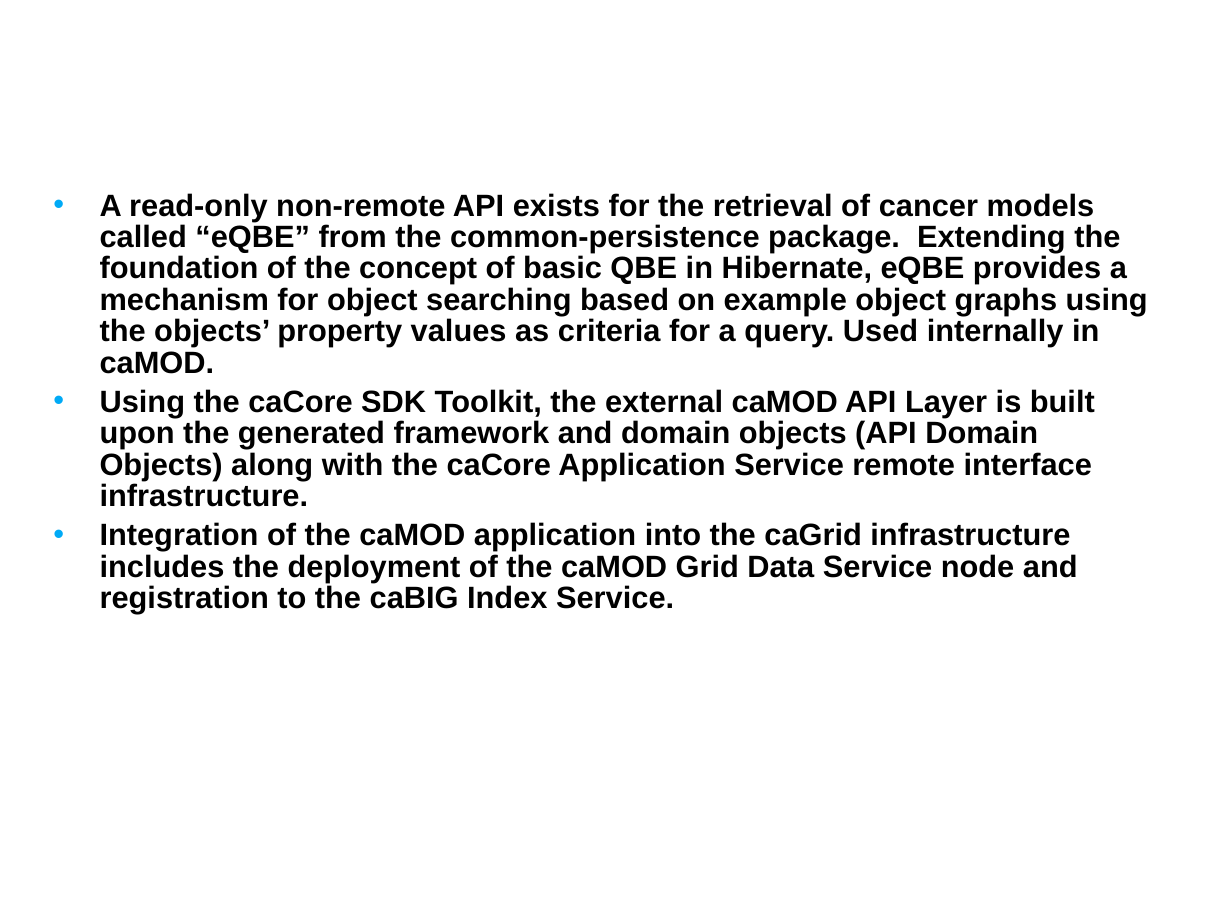
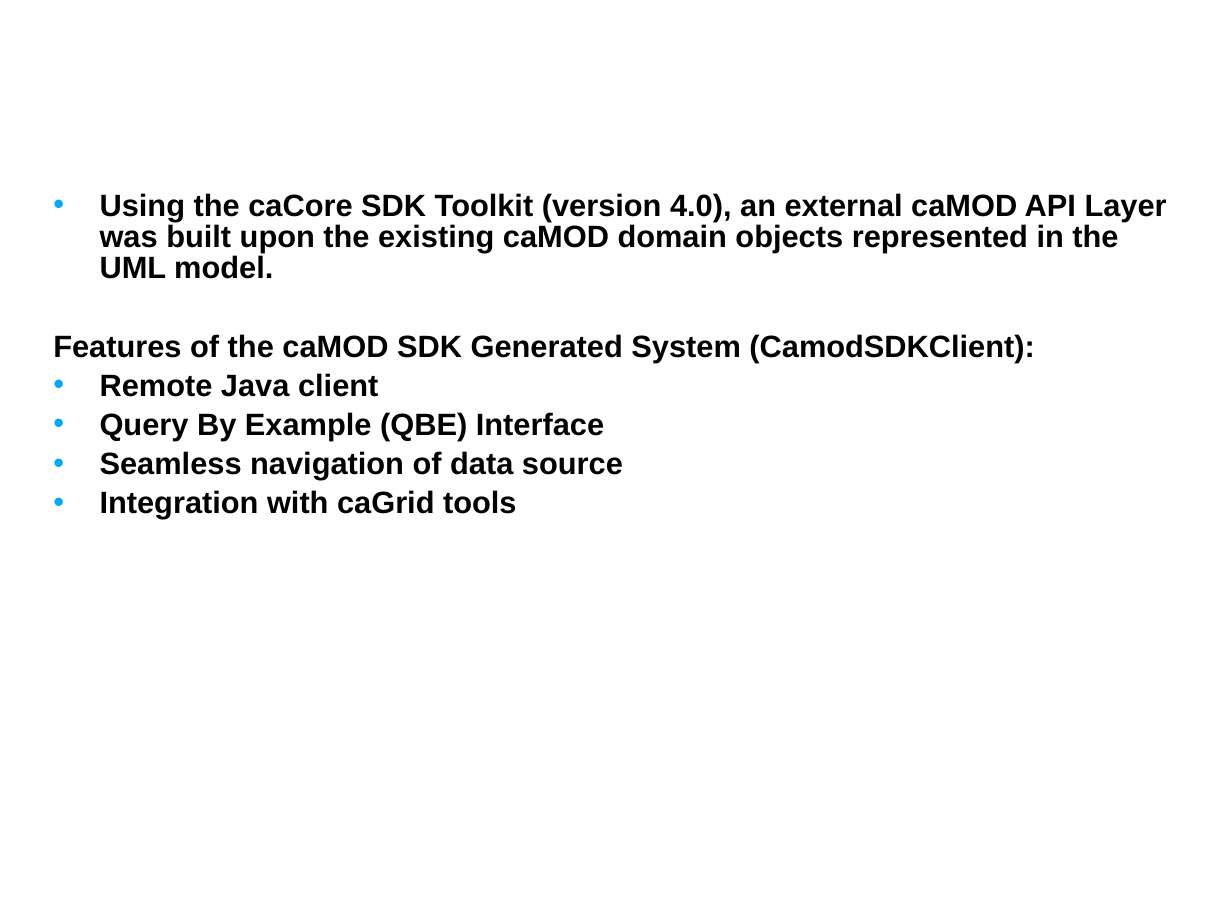
Before and after one commit to NCIP/camod-docs, a slide deck: slide 15 of CABIG compliance/caMOD 2.5 VCDE Submission/caMOD_Interoperability_Review_2009.ppt (slide 16 before the commit). Drawn at 1232x924 pixels with LibreOffice and Linux fonts; fonts in the diff are those of the drawing; background and template pictures are left out. Boxes give left, top, right and bottom in pixels: in the first picture for what was removed or moved away, otherwise in the second. Text is boxed around its words. In the diff, an @@ line names an element or a change of style, - is before the commit and + after.

Commit message:
modified for VCDE submission - added SDK and grid slides
SVN-Revision: 4025

```diff
--- a/CABIG compliance/caMOD 2.5 VCDE Submission/caMOD_Interoperability_Review_2009.ppt
+++ b/CABIG compliance/caMOD 2.5 VCDE Submission/caMOD_Interoperability_Review_2009.ppt
@@ text at [53, 193, 1167, 519]: text changed @@
-• A read-only non-remote API exists for the retrieval of cancer models called “eQBE” from the common-persistence package. Extending the foundation of the concept of basic QBE in Hibernate, eQBE provides a mechanism for object searching based on example object graphs using the objects’ property values as criteria for a query. Used internally in caMOD.
-• Using the caCore SDK Toolkit, the external caMOD API Layer is built upon the generated framework and domain objects (API Domain Objects) along with the caCore Application Service remote interface infrastructure.
-• Integration of the caMOD application into the caGrid infrastructure includes the deployment of the caMOD Grid Data Service node and registration to the caBIG Index Service.
+• Using the caCore SDK Toolkit (version 4.0), an external caMOD API Layer was built upon the existing caMOD domain objects represented in the UML model.
+Features of the caMOD SDK Generated System (CamodSDKClient):
+• Remote Java client
+• Query By Example (QBE) Interface
+• Seamless navigation of data source
+• Integration with caGrid tools
```
Also in this commit, not shown: 3 other slides changed, 5 slides added, 1 slide removed.
